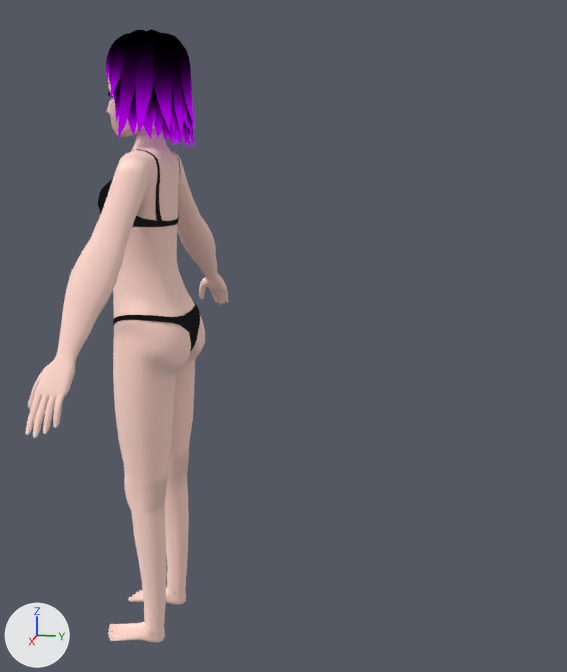
Before and after pictures for a commit that changed the Blender file Assets/Blend Files/Base 2.blend.
The view is the same before and after, from a 50 mm lens placed at (1.714, 0.661, 1.203), pointed at (-0.002, 0.318, 0.774). Arrows for +X, +Y and +Z are at lower left; the lights stay in place.

In view in the first picture: 'Body'.
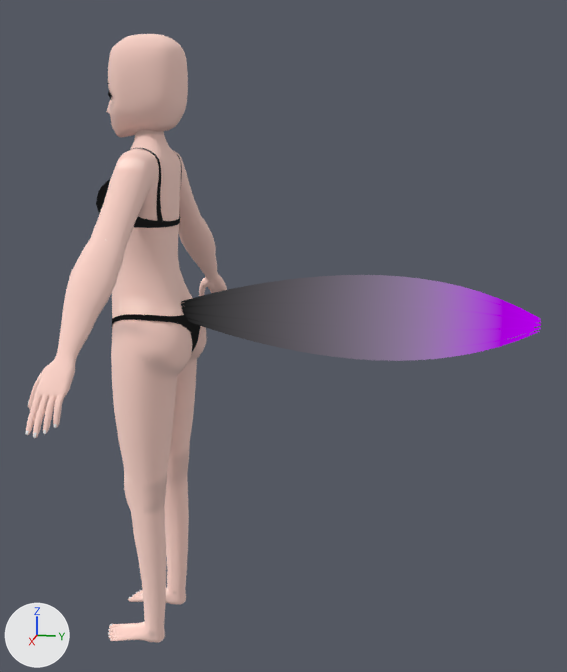
Commit message: Added Tail

Edits to the bpy script that builds the scene:
```text
Change mat_hair_curve:
    where n6 = _N.new('ShaderNodeMix'); n6.name = 'Mix'
    n6.inputs[6].default_value: (0.0, 0.0, 0.0, 1.0) -> (1.0, 1.0, 1.0, 1.0)  # 'A', black #000000 -> 'A', white #ffffff
    remove _c.points[0].location = (0.191, 0.0); _c.points[0].handle_type = 'AUTO_CLAMPED'
    remove _c.points[1].location = (0.45, 0.139); _c.points[1].handle_type = 'AUTO_CLAMPED'
    remove _p = _c.points.new(0.838, 0.95); _p.handle_type = 'AUTO_CLAMPED'
    add _c.points[0].location = (0.0, 0.0); _c.points[0].handle_type = 'AUTO_CLAMPED'
    add _c.points[1].location = (0.525, 0.287); _c.points[1].handle_type = 'AUTO_CLAMPED'
    add _p = _c.points.new(0.9, 1.0); _p.handle_type = 'AUTO_CLAMPED'
Change me_cube_001:
    used by ob_body; location = (0.0, 0.0, 0.0)
    remove me_cube_001.from_pydata(...)  # 12777 vertices, 12118 faces, 16 loose edges; spans x -0.578..0.578, y -0.122..0.119, z 0.0..1.439
    add me_cube_001.from_pydata(...)  # 7755 vertices, 7600 faces, 16 loose edges; spans x -0.578..0.578, y -0.122..0.114, z 0.0..1.431
    me_cube_001 part 1: the loose piece of 350 vertices spanning x -0.098..0.098, y -0.095..0.067, z 1.012..1.19 is rebuilt with 350 vertices and now spans x -0.101..0.101, y -0.098..0.07, z 1.011..1.193
    me_cube_001 part 2: the loose piece of 205 vertices spanning x -0.127..0.127, y -0.071..0.107, z 0.691..0.838 is rebuilt with 205 vertices and now spans x -0.13..0.13, y -0.074..0.11, z 0.688..0.839
    me_cube_001 part 3: 53 loose pieces with 4644 vertices, spanning x -0.087..0.091, y -0.078..0.119, z 1.192..1.437, are deleted
    me_cube_001 part 4: 4 vertices moved within x -0.064..0.064, y -0.011..0.037, z 0.238; 2149 vertices removed from x -0.281..0.281, y -0.093..0.111, z 0.105..1.439; 1771 vertices added at x -0.281..0.281, y -0.097..0.114, z 0.094..1.245
    remove me_cube_001.materials.append(mat_hair_curve)
Add me_nurbspath:
    me_nurbspath.from_pydata(...)  # 960 vertices, 456 faces; spans x -0.096..0.096, y 0.065..0.877, z 0.729..0.922
    me_nurbspath.polygons.foreach_set('use_smooth', [True] * 456)
    me_nurbspath.materials.append(mat_hair_curve)
Add ob_tail_test:
    ob_tail_test = bpy.data.objects.new('Tail Test', me_nurbspath)
    ob_tail_test.location = (0.0, 0.0, 0.0)
```

Pixel boxes [x1, y1, x2, y2] of what changed, in the pictures (567 x 672 px; the box of a moved part takes in the faces that stretch with it):
'Body', surface changed, reshaped: before [25, 29, 228, 643]; after [25, 34, 227, 643]
'Tail Test', added: after [181, 275, 541, 361]
part 1 of me_cube_001, rebuilt: before [98, 149, 180, 227]; after [96, 148, 182, 228]
part 2 of me_cube_001, rebuilt: before [113, 301, 200, 352]; after [112, 314, 200, 352]
part 3 of me_cube_001, deleted: before [106, 30, 195, 148]
part 4 of me_cube_001, moved or reshaped: before [85, 29, 205, 609]; after [84, 130, 207, 609]
